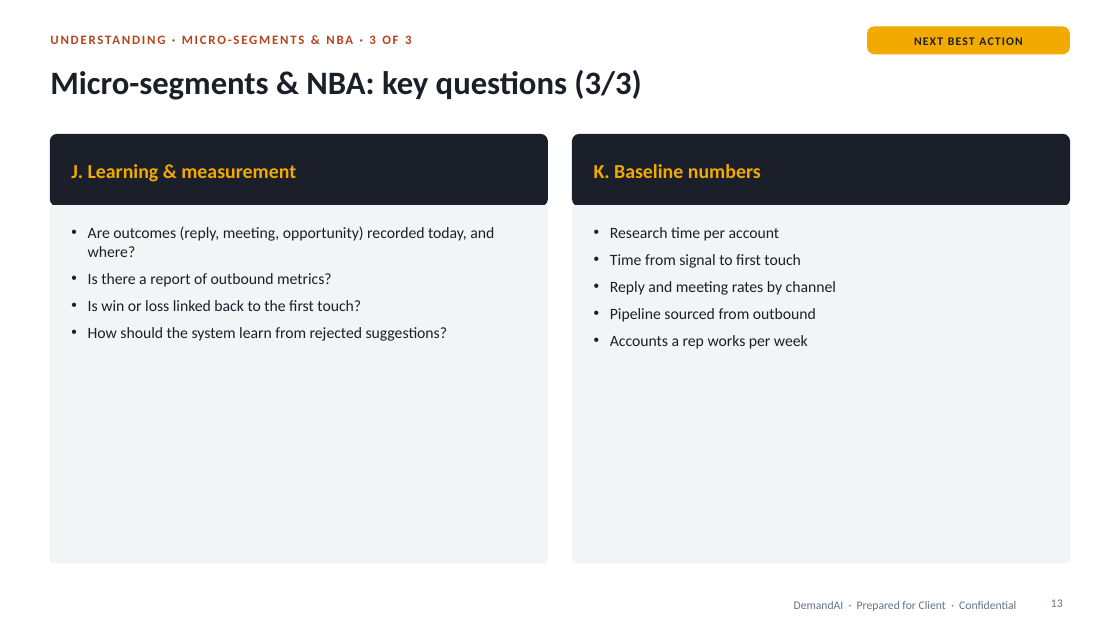
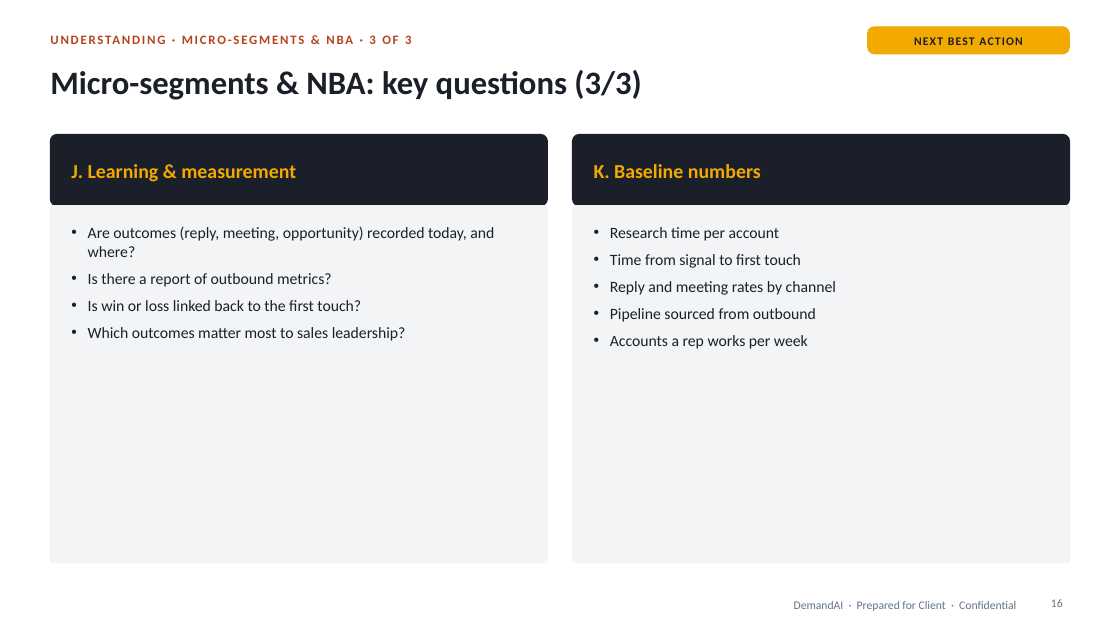
Before and after one commit to shantanusharma-commits/Demand-AI---POC, a slide deck: slide 16 of proposal/DemandAI_Pilot_Proposal.pptx (slide 13 before the commit). Drawn at 1120x630 pixels with LibreOffice and Linux fonts; fonts in the diff are those of the drawing. Boxes give left, top, right and bottom in pixels: in the first picture for what was removed or moved away, otherwise in the second. Text is boxed around its words. In the diff, an @@ line names an element or a change of style, - is before the commit and + after.

```diff
--- a/proposal/DemandAI_Pilot_Proposal.pptx
+++ b/proposal/DemandAI_Pilot_Proposal.pptx
@@ text at <box>88,327,406,341</box>: text changed @@
-• How should the system learn from rejected suggestions?
+• Which outcomes matter most to sales leadership?
@@ page number at <box>1051,599,1063,607</box>: text changed @@
-13
+16
```
Also in this commit, not shown: 11 other slides changed, 5 slides added, 2 slides removed, 1 other file.
